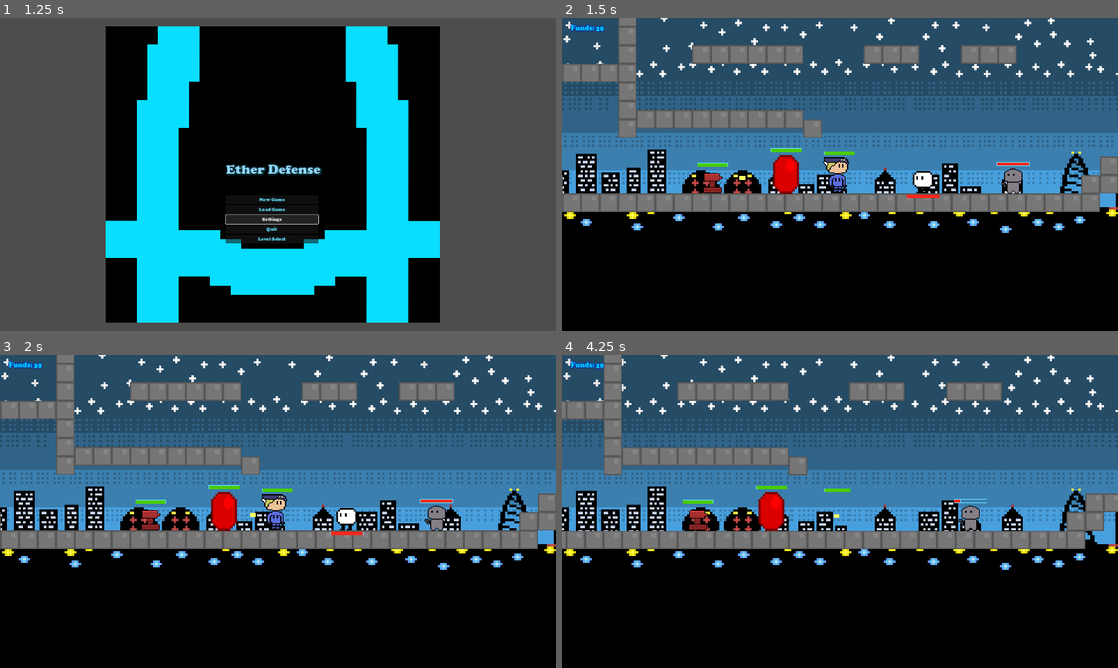
Above: before the commit, frames 1-4 (two rows, left to right).
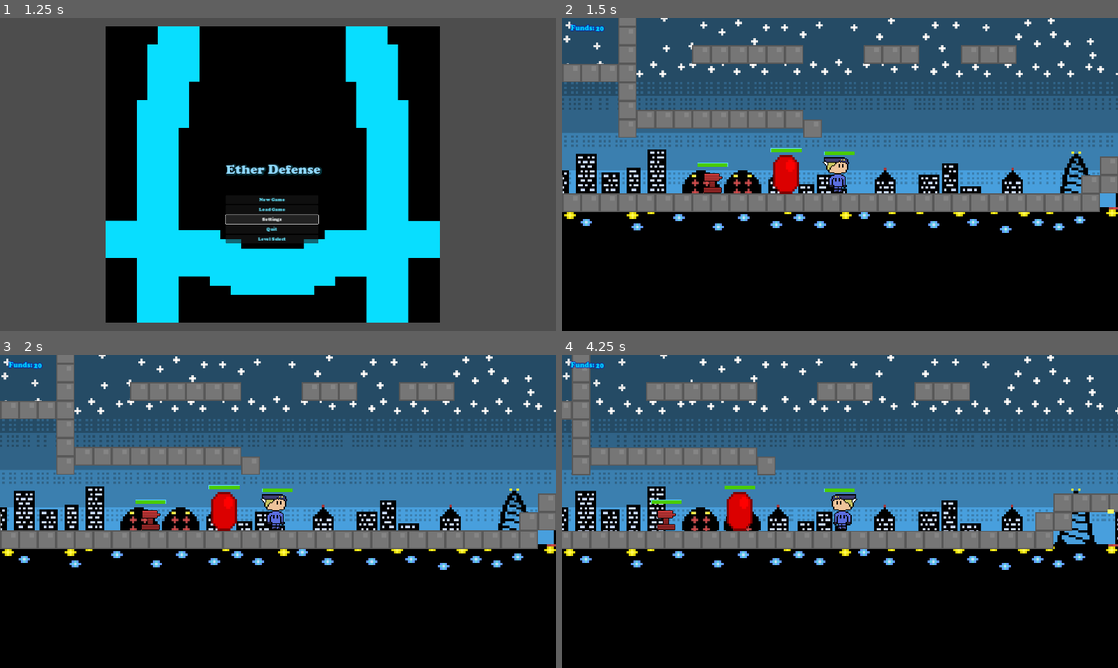
Above: after the commit, the same moments.

Repository: CoolBoy0064/EtherDefense
Game: Godot game, scene res://Title Screen.tscn
Same seed, same stepped clock (60 frames per second), same inputs: the game is played once before the commit and once after it.
Inputs:
- Up to frame 1 (1.25 s): click "Settings" at 0.5 s
- Up to frame 2 (1.5 s): click "New Game" at 1.25 s
- Up to frame 3 (2 s): no input
- Up to frame 4 (4.25 s): hold V (Secondary) 2.03-2.78 s; hold D (move_right) 2.03-3.53 s; tap Space (jump) at 2.27, 3.02 s; tap E (Switch) at 2.85 s; hold A (move_left) from 3.53 s (still down); hold F (attack) from 3.53 s (still down)

Frame 1 is identical in both runs. In frame 2, 0.6% of the frame differs, in the area x 31-85%, y 46-58%; in frame 3, 0.6%; in frame 4, 12%, in the area x 0-100%, y 0-69%.

Commit message:
Wave Spawner Complete
Added a button to start waves and a level complete label to show you finished a whole level

Diff:
--- a/EtherDefense/Level1.tscn
+++ b/EtherDefense/Level1.tscn
@@ -2,14 +2,14 @@
 
 [ext_resource type="Texture2D" uid="uid://sviffo2knod" path="res://Textures/Tile.png" id="2"]
 [ext_resource type="PackedScene" uid="uid://b38fv8ebxh62y" path="res://Player.tscn" id="3_n6ljk"]
+[ext_resource type="PackedScene" uid="uid://is5asrosvqyu" path="res://LevelCompleteLabel.tscn" id="3_vbmbv"]
+[ext_resource type="PackedScene" uid="uid://c7wkhtmi728nt" path="res://StartNextWave.tscn" id="4_5lnyw"]
 [ext_resource type="PackedScene" uid="uid://bwteg7ognsle" path="res://Turret.tscn" id="4_dqu3k"]
-[ext_resource type="PackedScene" uid="uid://b1tp87d71nlpw" path="res://ShooterEnemy.tscn" id="5_0fxc2"]
 [ext_resource type="PackedScene" uid="uid://bo6rpitye6eih" path="res://Enemy1.tscn" id="5_qlwlu"]
 [ext_resource type="Texture2D" uid="uid://dj5bmovw3gx4s" path="res://Textures/CityBackdrop.png" id="6_upvc6"]
 [ext_resource type="Texture2D" uid="uid://c781wks527jod" path="res://Textures/Stars-export.png" id="7_ci4ku"]
 [ext_resource type="PackedScene" uid="uid://dv3u66qx3ydv4" path="res://Gem.tscn" id="8_h8dl0"]
 [ext_resource type="PackedScene" uid="uid://dub64smmmrqbv" path="res://new_spawner.tscn" id="10_ghao7"]
-[ext_resource type="Script" path="res://new_spawner.gd" id="11_o0xp2"]
 [ext_resource type="PackedScene" uid="uid://6thl7vbhllc" path="res://scorpion.tscn" id="12_8bwxu"]
 
 [sub_resource type="TileSetAtlasSource" id="TileSetAtlasSource_neybd"]
@@ -61,14 +61,19 @@
 [node name="Player" parent="." instance=ExtResource("3_n6ljk")]
 position = Vector2(14, 44)
 
+[node name="LevelCompleteLabel" parent="Player" instance=ExtResource("3_vbmbv")]
+visible = false
+offset_top = -143.0
+offset_right = 207.0
+offset_bottom = -89.0
+
+[node name="StartNextWave" parent="Player" instance=ExtResource("4_5lnyw")]
+visible = false
+offset_top = -117.0
+offset_bottom = -90.0
+
 [node name="Turret" parent="." instance=ExtResource("4_dqu3k")]
 position = Vector2(-426, 78)
-
-[node name="Actor" parent="." instance=ExtResource("5_0fxc2")]
-position = Vector2(627, 79)
-
-[node name="DireFerret" parent="." instance=ExtResource("5_qlwlu")]
-position = Vector2(318, 60)
 
 [node name="ParallaxBackground" type="ParallaxBackground" parent="."]
 
@@ -87,24 +92,17 @@
 motion_mirroring = Vector2(2048, 0)
 
 [node name="Sprite2D" type="Sprite2D" parent="ParallaxBackground/ParallaxLayer2"]
-position = Vector2(242, -494)
+position = Vector2(6026, 136)
 texture = ExtResource("7_ci4ku")
-
-[node name="MeleeEnemy" parent="." instance=ExtResource("5_qlwlu")]
-position = Vector2(1632, 49)
-
-[node name="Enemy2" parent="." instance=ExtResource("5_0fxc2")]
-position = Vector2(2210, -78)
+offset = Vector2(-5784, -630)
 
 [node name="Gem" parent="." instance=ExtResource("8_h8dl0")]
 position = Vector2(-173, 47)
 
-[node name="NewSpawner" parent="." node_paths=PackedStringArray("spawn_points") instance=ExtResource("10_ghao7")]
+[node name="NewSpawner" parent="." instance=ExtResource("10_ghao7")]
 position = Vector2(1202, -215)
-script = ExtResource("11_o0xp2")
 enemy_scenes = Array[PackedScene]([ExtResource("5_qlwlu"), ExtResource("12_8bwxu")])
 enemy_names = Array[String](["Enemy1", "Scorpion"])
-spawn_points = [NodePath(".")]
 waves = Array[Dictionary]([{
 "Enemy1": 3,
 "Scorpion": 1
--- /dev/null
+++ b/EtherDefense/LevelCompleteLabel.tscn
@@ -0,0 +1,21 @@
+[gd_scene load_steps=3 format=3 uid="uid://is5asrosvqyu"]
+
+[ext_resource type="FontFile" uid="uid://cv8vdx4kjn3lx" path="res://COOPBL.TTF" id="1_71ra1"]
+
+[sub_resource type="LabelSettings" id="LabelSettings_16ka1"]
+font = ExtResource("1_71ra1")
+font_size = 46
+font_color = Color(0.555013, 0.849787, 1, 1)
+outline_size = 8
+outline_color = Color(0, 0, 0, 1)
+shadow_size = 14
+shadow_color = Color(0, 0.870588, 1, 0.290196)
+shadow_offset = Vector2(2, 1)
+
+[node name="LevelCompleteLabel" type="Label"]
+offset_left = -162.0
+offset_top = -36.0
+offset_right = 165.0
+offset_bottom = 24.0
+text = "Level Complete!"
+label_settings = SubResource("LabelSettings_16ka1")
--- /dev/null
+++ b/EtherDefense/StartNextWave.tscn
@@ -0,0 +1,11 @@
+[gd_scene load_steps=2 format=3 uid="uid://c7wkhtmi728nt"]
+
+[ext_resource type="Theme" uid="uid://172w2bxq0x0l" path="res://Button.tres" id="1_nlxtr"]
+
+[node name="StartNextWave" type="Button"]
+offset_left = -70.0
+offset_top = -14.0
+offset_right = 71.0
+offset_bottom = 13.0
+theme = ExtResource("1_nlxtr")
+text = "Start Next Wave"
--- a/EtherDefense/new_spawner.gd
+++ b/EtherDefense/new_spawner.gd
@@ -1,32 +1,39 @@
 extends Node2D
 
-@export var enemy_scenes: Array[PackedScene]  # Drag enemy scenes into this array
-@export var enemy_names: Array[String]  # Corresponding names for enemy types
-@export var spawn_points: Array[Node2D]  # Assign spawn locations in the Inspector
-@export var waves: Array[Dictionary]  # Define waves in the Inspector
-@export var spawn_interval: float = 1.0  # Delay between enemy spawns
-@export var time_between_waves: float = 5.0  # Time before the next wave starts
+@export var enemy_scenes: Array[PackedScene]
+@export var enemy_names: Array[String]
+@export var spawn_points: Array[Node2D]
+@export var waves: Array[Dictionary]
+@export var spawn_interval: float = 1.0
 
-var enemy_dict = {}  # Stores enemy names mapped to scenes
+var enemy_dict = {}
 var current_wave = 0
 var enemies_remaining = 0
 
+@onready var start_wave_button: Button = get_node("../Player/StartNextWave")
+@onready var level_complete_label: Label = get_node("../Player/LevelCompleteLabel")
+
 func _ready():
-	# Convert arrays into a dictionary
 	for i in range(min(enemy_names.size(), enemy_scenes.size())):
 		enemy_dict[enemy_names[i]] = enemy_scenes[i]
 
+	start_wave_button.connect("pressed", Callable(self, "on_start_wave_button_pressed"))
+	level_complete_label.visible = false
+	start_wave_button.visible = true
+
+func on_start_wave_button_pressed():
+	start_wave_button.visible = false
 	start_wave()
 
 func start_wave():
 	if current_wave >= waves.size():
 		print("All waves completed!")
+		level_complete_label.visible = true
+		level_complete_label.text = "Level Completed!"
 		return
 
 	var wave_data = waves[current_wave]
 	print("Starting Wave " + str(current_wave + 1))
-
-	# Reset enemies count for the new wave
 	enemies_remaining = 0
 
 	for enemy_type in wave_data.keys():
@@ -36,7 +43,6 @@
 			await get_tree().create_timer(spawn_interval).timeout
 
 	current_wave += 1
-
 
 func spawn_enemy(enemy_type: String):
 	if spawn_points.is_empty():
@@ -48,15 +54,25 @@
 		var spawn_location = spawn_points[randi() % spawn_points.size()]
 		var enemy = enemy_scene.instantiate()
 		enemy.position = spawn_location.global_position
-		enemy.connect("enemy_died", Callable(self, "on_enemy_died"))
-		get_parent().add_child(enemy)
+
+		if enemy.has_signal("died"):
+			var result = enemy.connect("died", Callable(self, "on_enemy_died"))
+			print("Signal connected:", result, "for", enemy_type)
+
+		get_parent().call_deferred("add_child", enemy)
 		enemies_remaining += 1
+		print("Spawned:", enemy_type, "| enemies_remaining = ", enemies_remaining)
 	else:
-		print("Unknown enemy type: " + enemy_type)
+		print("Unknown enemy type:", enemy_type)
 
 func on_enemy_died():
+	print("Enemy died!")
 	enemies_remaining -= 1
 	if enemies_remaining <= 0:
 		print("Wave " + str(current_wave) + " cleared!")
-		await get_tree().create_timer(time_between_waves).timeout
-		start_wave()
+
+		if current_wave < waves.size():
+			start_wave_button.visible = true
+		else:
+			level_complete_label.visible = true
+			print("Level Completed!")
